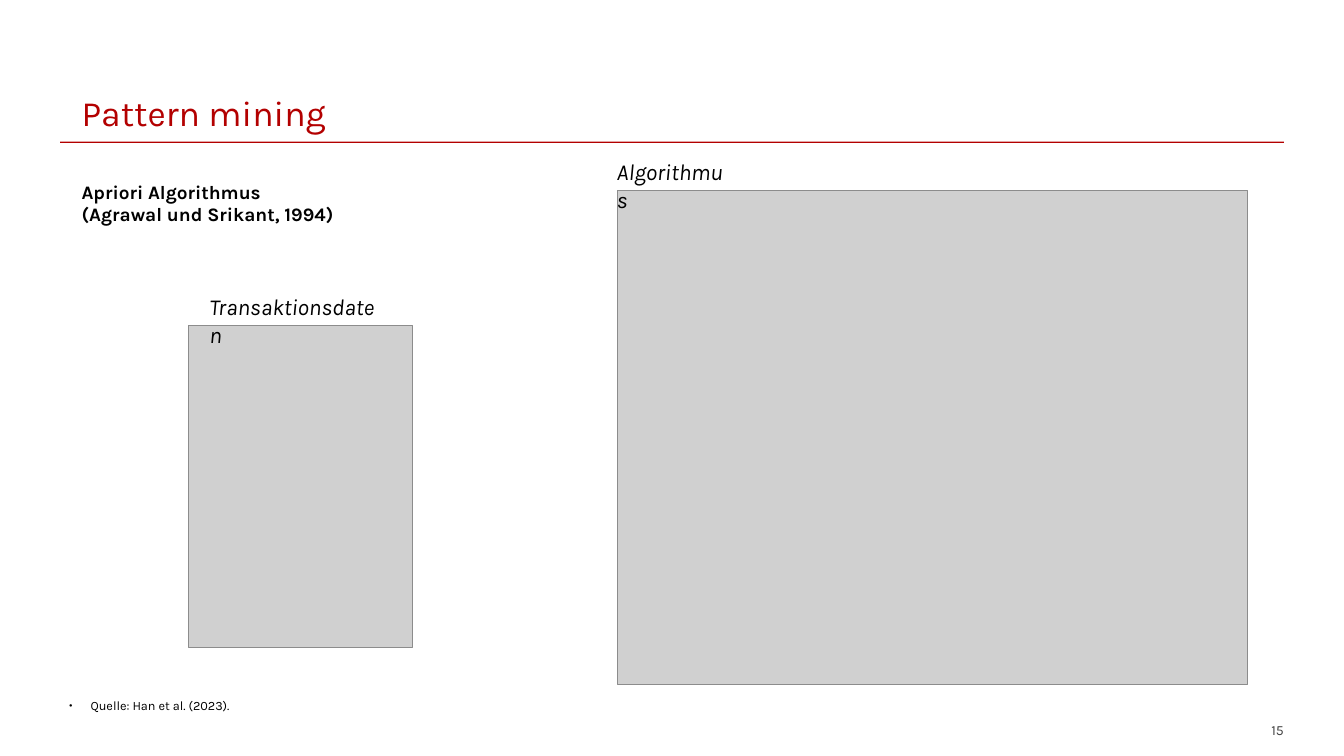
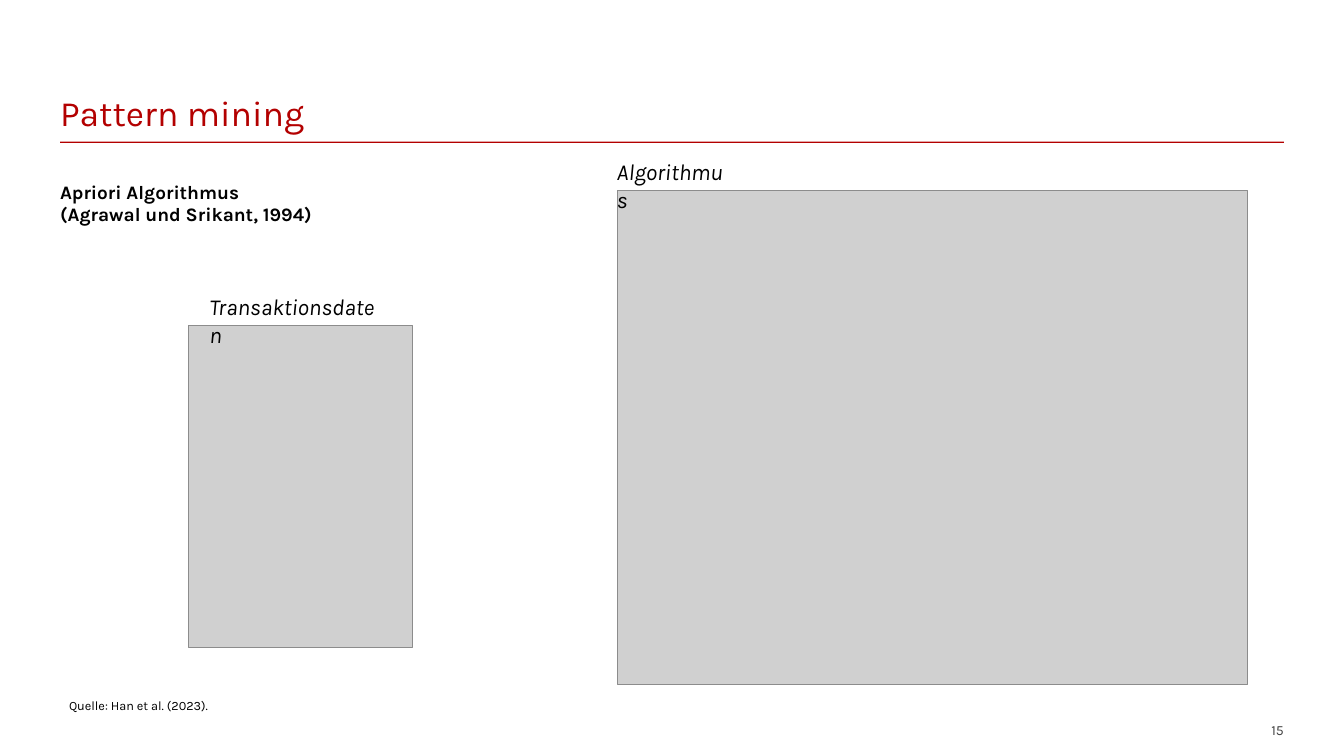
Before and after one commit to franzmohr/intro-data-mining-de, a slide deck: slide 15 of data-mining.odp. Drawn at 1344x756 pixels with LibreOffice and Linux fonts; fonts in the diff are those of the drawing; grey boxes stand for pictures. Boxes give left, top, right and bottom in pixels: in the first picture for what was removed or moved away, otherwise in the second. Text is boxed around its words. In the diff, an @@ line names an element or a change of style, - is before the commit and + after.

```diff
--- a/data-mining.odp
+++ b/data-mining.odp
@@ title "Pattern mining" at box(60, 101, 304, 134): indent changed @@
@@ text at box(60, 185, 239, 204): indent changed @@
@@ text "Quelle: Han et al. (2023)." at box(69, 701, 208, 712): bullet ● to none @@
```
Also in this commit, not shown: 25 other slides changed.
